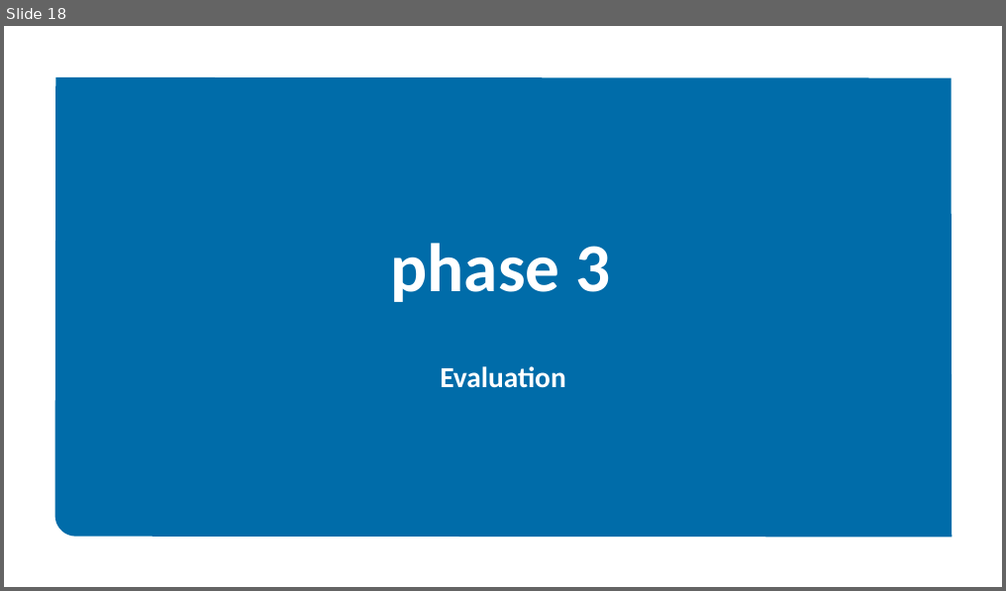
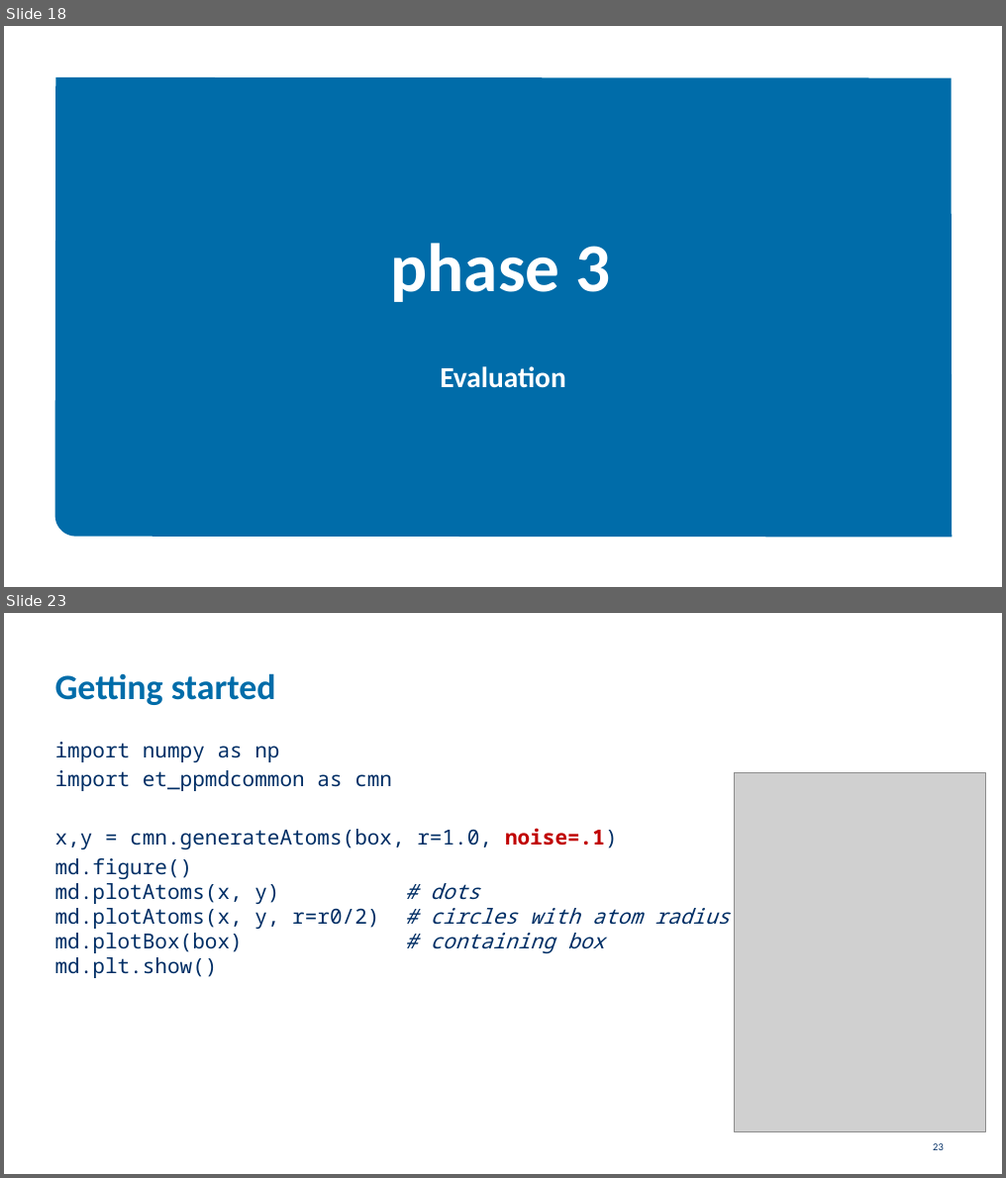
Before and after one commit to etijskens/pp, a slide deck: course-material/assignment-2021.pptx. Shown one above the other, each under a label of ours: slide 18 before the commit, slides 18 and 23 after it; the slides between them are not shown. The pictures are 1006x591 and 1006x1178 pixels, drawn with LibreOffice and Linux fonts; fonts in the diff are those of the drawing; grey boxes stand for pictures; background and template pictures are left out. Boxes give left, top, right and bottom in pixels: in the first picture for what was removed or moved away, otherwise in the second. Text is boxed around its words. In the diff, an @@ line names an element or a change of style, - is before the commit and + after.

```diff
--- a/course-material/assignment-2021.pptx
+++ b/course-material/assignment-2021.pptx
@@ slide 23 added at (4,613,1002,1174), background #FFFFFF @@
@@ title added at (55,673,276,705), 34.2 pt, text #006CA9, bold @@
+Getting started
@@ text added at (55,742,730,978), 20 pt, text #002E65 @@
+import numpy as np
+import et_ppmdcommon as cmn
+x,y = cmn.generateAtoms(box, r=1.0, noise=.1)
+md.figure()
+md.plotAtoms(x, y) # dots
+md.plotAtoms(x, y, r=r0/2) # circles with atom radius
+md.plotBox(box) # containing box
+md.plt.show()
@@ picture added at (735,773,985,1132) @@
@@ page number added at (933,1144,944,1151), 10 pt, text #002E65 @@
+23
```
Also in this commit, not shown: 4 slides changed, 3 other slides added, 1 other file.
